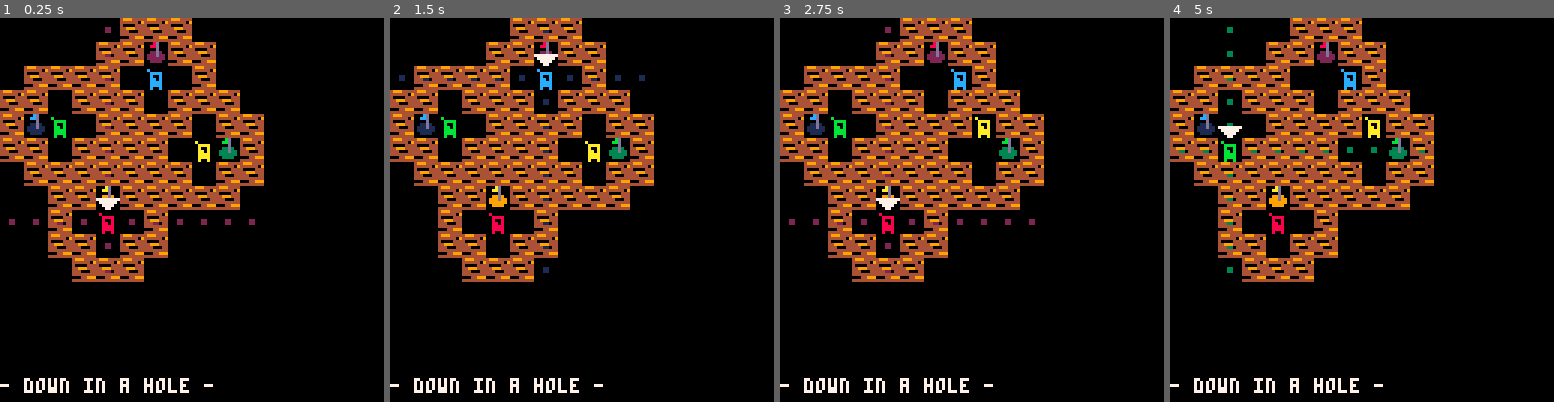
Above: before the commit, frames 1-4 (left to right).
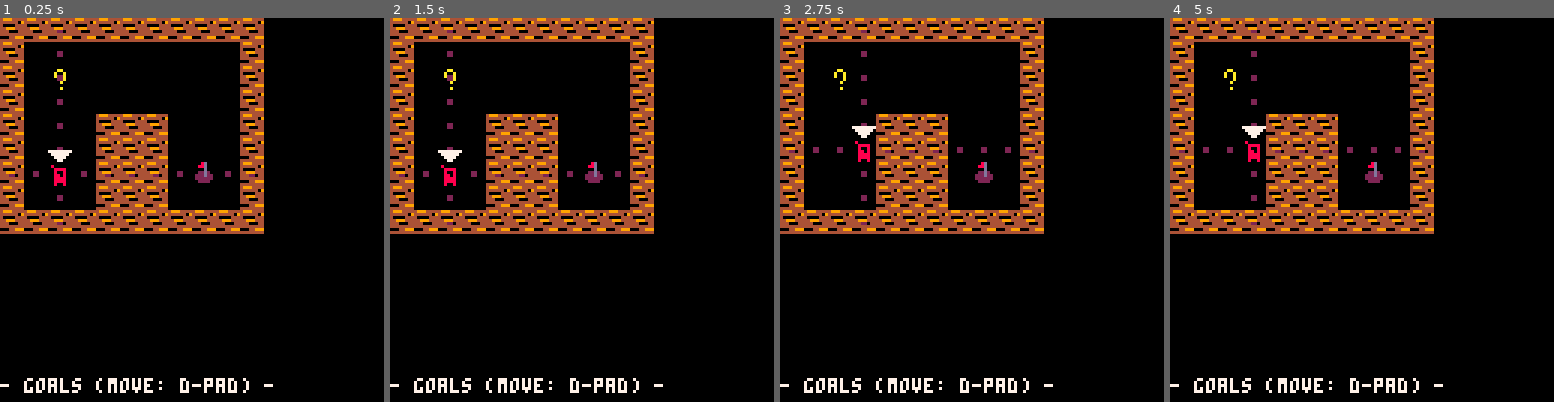
Above: after the commit, the same moments.

Repository: DanLindeman/pico-swappy
Game: PICO-8 cartridge swap.p8
Same seed, same stepped clock (60 frames per second), same inputs: the game is played once before the commit and once after it.
Inputs:
- Up to frame 1 (0.25 s): no input
- Up to frame 2 (1.5 s): tap X (X key) at 0.33, 1.07 s; tap O (Z key) at 0.7 s
- Up to frame 3 (2.75 s): hold Right 1.6-2.1 s; tap O (Z key) at 1.7, 2.1, 2.5 s; tap X (X key) at 1.85 s; hold Up 2.15-2.42 s; hold Right from 2.47 s (still down)
- Up to frame 4 (5 s): tap O (Z key) every 0.4 s from 2.9 to 4.9 s; tap X (X key) at 2.97, 4.08 s; release Right at 3.03 s; hold Left 3.08-3.58 s; hold Down 3.63-3.97 s; hold Right 4.02-4.68 s; hold Up from 4.73 s (still down)

The runs differ from the first frame. In frame 1, 23% of the frame differs, in the area x 0-72%, y 0-98%; in frame 2, 23%; in frame 3, 23%; in frame 4, 23%.

Commit message:
add resetting back by using reload(), finalize demo levels

Diff:
--- a/game.lua
+++ b/game.lua
@@ -5,7 +5,6 @@
 game_complete = false
 level_data = {
     -- 1-player
-    {name = "down in a hole", top_x=16, top_y=24, bot_x=26, bot_y=34, start="red"}, -- Re-check w/4
     {name = "goals (move: d-pad)", top_x=29, top_y=0, bot_x=39, bot_y=8, start="red", hint="head to the goal that matches your color."}, -- Reach the goals
     {name = "through the door", top_x=40, top_y=0, bot_x=50, bot_y=8, start="red", hint="you can walk through a door if you match its color."}, -- What a door is
 
@@ -14,23 +13,23 @@
     {name = "seek alignment (swap: x)", top_x=29, top_y=9, bot_x=41, bot_y=21, start="red", hint="if two characters are aligned horizontally, you can swap them with x."}, -- Horizontal Swapping
     {name = "above // below (swap: x)", top_x=0, top_y=54, bot_x=14, bot_y=63, start="red", hint="if two characters are aligned vertically, you can swap them with x."}, -- Vertical Swapping
     {name = "we got this", top_x=0, top_y=26, bot_x=15, bot_y=31, start="red"}, -- Skill check: swapping/doors/goals
-    {name = "pushback", top_x=42, top_y=11, bot_x=57, bot_y=21, start="red"}, -- How to "Pushback" a character through a corridor of doors
-    {name = "sidelong", top_x=0, top_y=32, bot_x=12, bot_y=40, start="red"}, -- Move another character to their goal, ignore another
+    {name = "pushback", top_x=42, top_y=11, bot_x=57, bot_y=21, start="red"}, -- Teach: How to "Pushback" a character through a corridor of doors
+    {name = "sidelong", top_x=0, top_y=32, bot_x=12, bot_y=40, start="red"}, -- Teach: stranding. Move another character to their goal, ignore another
+    {name = "oroboros", top_x=0, top_y=13, bot_x=12, bot_y=25, start="red"}, -- Skill check: horizontal and vertical swapping
     {name = "snakey", top_x=75, top_y=0, bot_x=89, bot_y=4, start="red"}, -- Reinforce: Sidelong
-    -- {name = "TODO: drag-along", top_x=42, top_y=11, bot_x=57, bot_y=21, start="red"}, -- Teach "Drag-along"
-    {name = "oroboros", top_x=0, top_y=13, bot_x=12, bot_y=25, start="red"}, -- Skill check: horizontal and vertical swapping
+    {name = "seek open spaces", top_x=103, top_y=0, bot_x=117, bot_y=12, start="red"}, -- Reinforce: Sidelong
 
     -- 3-player
     {name = "they meet a third", top_x=0, top_y=41, bot_x=12, bot_y=53, start="red"}, -- Teach: strength of triad formation (all players aligned)
-    {name = "and it gets interesting", top_x=13, top_y=13, bot_x=25, bot_y=21, start="red"}, -- Sidelong + Pushback
+    {name = "and it gets interesting", top_x=13, top_y=13, bot_x=25, bot_y=22, start="red"}, -- Corner-manuevering
+    {name = "a series of tubes", top_x=90, top_y=0, bot_x=102, bot_y=12, start="red"}, -- Teach no swapping when in doors
+    {name = "nubbins", top_x=17, top_y=0, bot_x=27, bot_y=12, start="red"}, -- Enforce "nubbins"
+    {name = "gridlock", top_x=62, top_y=0, bot_x=74, bot_y=12, start="red"}, -- Enforce no-swapping when in door regions
     {name = "fortress", top_x=0, top_y=0, bot_x=16, bot_y=12, start="red"}, -- Drag-along and triad
     {name = "origin", top_x=75, top_y=5, bot_x=87, bot_y=16, start="red"}, -- Skill Check
-    {name = "a series of tubes", top_x=90, top_y=0, bot_x=104, bot_y=12, start="red"}, -- Teach no swapping when in doors
-    {name = "nubbins", top_x=17, top_y=0, bot_x=27, bot_y=12, start="red"}, -- Enforce "nubbins"
-    {name = "gridlock", top_x=62, top_y=0, bot_x=74, bot_y=12, start="red"}, -- Enforce no-swapping when in door regions
-    -- {name = "INC: where's red???...", top_x=16, top_y=55, bot_x=25, bot_y=63, start="blue"}, -- Teach: strength of triad formation (all players aligned)
 
     -- 4-player
+    {name = "down in a hole", top_x=16, top_y=24, bot_x=26, bot_y=34, start="red"}, -- Re-check w/4
 }
 
 dialog = {
@@ -225,25 +224,19 @@
     player = players[l_data.start]
 
     -- BUG: proceeds to the next level
-    -- menuitem(1, "reset level", function()
-    --     printh("reset level current_level: " ..current_level)
-    --     current_level = current_level - 1
-    --     if current_level < 1 then
-    --         current_level = 1
-    --     end
-    --     goals = {}
-    --     players = {}
-    --     load_level(current_level)
-    --     _, player = next(players)
-    -- end)
+    menuitem(1, "reset level", function()
+        goals = {}
+        players = {}
+        hints = {}
+        reload()
+        load_level(current_level)
+        local l_data = level_data[current_level]
+        player = players[l_data.start]
+    end)
 end
 
 function load_level(level_index)
     -- reset player position and other level-specific variables
-    -- if level_index > get_table_size(level_data) do
-    --     return
-    -- end
-
 	local l_data = level_data[level_index]
     local width = l_data.bot_x - l_data.top_x
     local height = l_data.bot_y - l_data.top_y
@@ -529,6 +522,7 @@
             end
         end
     else
+        -- Show THE END screen
         cls(0)
         map(115, 52, 0, 0, 13, 12)
     end
--- a/swap.p8
+++ b/swap.p8
@@ -264,29 +264,29 @@
 0001000010000020100100000008000000040000000804000000000000000000000000000000000000000020000020202020000000000000200000000001000000000000000000000000000000000000000000000000000000000000000000000000000000000000000000000000000000000000000000000000000000000000
 0000000000000000000000000000000000000000000000000000000000000000000000000000000000000000000000000000000000000000000000000000000000000000000000000000000000000000000000000000000000000000000000000000000000000000000000000000000000000000000000000000000000000000
 __map__
-0707070707000000000000070707070700070707070707070707070700070707070707070707070707070707070707070707070707070707070700000000070707070707070707070707070707070707070707070707070707070707070707070707070707070700000000000000000000000000000000000000000000000000
-07000000070000000000000710000b0700070d000007070700000b07000700000000000000000007070000000707070000000707000000002b070000000007100000151500000000000d07070107000000090000000700000007070d0015151515001007000b0700000000000000000000000000000000000000000000000000
-07000d000700000000000007000100070007000000151515000000070007002b000000000000000707002b00070707000a0007070001000a000700000000070000001515000000000000070709070000000700000007000000070700001515151500000700000700000000000000000000000000000000000000000000000000
-070000000700000000000007000000070007000000070707000000070007000000000000000000070700000000070000000007070000000000070000000007070707070707070707070707070b07000400070000000800000a070707070707070707070708080700000000000000000000000000000000000000000000000000
-0708080807070707070707071515150700070700070700070707070700070000000707070000000707000000000900000000070707070707070707070707070b00070000080000090000070707070707070707070707070707070700000700000800000700000700000000000000000000000000000000000000000000000000
-0700000015000009000000080000000700000707070000150000000700070000000707070000000707000000000700000000070000000000000700002b07070000070000080000090000070000000000070707070707070700000700000700000800000700000700000000000000000000000000000000000000000000000000
-0700000015000009000000080000000700000000070a0007000100070007000100070707000a0007070001000707070000000700000000000007000b00070700000715150707070709090700000000000700000b0800010700000715150709090715150709090700000000000000000000000000000000000000000000000000
-0700000015000009000000080000000700000707070000080000000700070000000707070000000707000000070707000000070000000000000700000007070808070000070000150000070707070700070807070707090700000700000800000700000800000700000000000000000000000000000000000000000000000000
-070707070707070707070707070707070007070007070707070007070007070707070707070707070707070707070707070707000000000000070004000707080807000a070001150000070700000700070009000700000700000700000800000700000800000700000000000000000000000000000000000000000000000000
-0000000000000007000000090000000700070000000900000707070700070707070700000000000000000000000000000000000000000000000700000007070000071509070707070707070708070700071507150707070700000709090707070707070708080700000000000000000000000000000000000000000000000000
-0000000000000007000a0009000400070007000400090000090000070007000b000700000000000000000000000000000000000000000000000707070707070000070000000000070000070700000700070007000700000000000700040700000909090900000700000000000000000000000000000000000000000000000000
-000000000000000700000009000000070007000000090010090000070007000000070000000000000000000707070000070707070707070707070000000007040007000000000007000007070815070707070707070000000000070a000700000909090900010700000000000000000000000000000000000000000000000000
-00000000000000070707070707070707000707070707070707070707000700010007000000000000000007070a0707070700000900000800000700000000070707070707070707070707070704000700080008000700000000000707070707070707070707070700000000000000000000000000000000000000000000000000
-07070707070707070707070707070707070707070707070707070000000700000007000000000007000007000000070400000009000008000b0700000000000000000000000000000000000700001500150a07000700000000000000000000000000000000000000000000000000000000000000000000000000000000000000
-07000000000000000000000007070a0000070000000800000b070000000700002b0700000000070707000700000007070700000900000800000700000000000000000000000000000000000707070707070707070707070700000000000000000000000000000000000000000000000000000000000000000000000000000000
-070000000000000000000000070700040007000d0008000000070000000707000707000000070700070707000000070007070707070707070707000000000000000000000000000000000007000007101500080d0000000700000000000000000000000000000000000000000000000000000000000000000000000000000000
-0700000000000000000000000707000000070000000800000007000000000707070000000007000000070700000007000000000000000000000000000000000000000000000000000000000707070707070707070707070700000000000000000000000000000000000000000000000000000000000000000000000000000000
-0708080807070707070909090707151515070707070707070707000000000007000000000007000000070700000007000000000000000000000000000000000000000000000000000000000000000000000000000000000000000000000000000000000000000000000000000000000000000000000000000000000000000000
-0700000007000000070000000707000000070000000900000007000000000000000000000007000400070700000007000000000000000000000000000000000000000000000000000000000000000000000000000000000000000000000000000000000000000000000000000000000000000000000000000000000000000000
-07000a0007040b00070000000707000000070001000900000007000000000000000000000007000000070700010007000000000000000000000000000000000000000000000000000000000000000000000000000000000000000000000000000000000000000000000000000000000000000000000000000000000000000000
-0700000007000000070000000707000000070000000900001007000000000000000000000007000a00070700000007000000000000000000000000000000000000000000000000000000000000000000000000000000000000000000000000000000000000000000000000000000000000000000000000000000000000000000
-0707070707070707070808080707070707070707070707070707000000000000000000000007070707070707070707000000000000000000000000000000000000000000000000000000000000000000000000000000000000000000000000000000000000000000000000000000000000000000000000000000000000000000
-0700000000000000000000000700000000000000000000000000000000000000000000000000000000000000000000000000000000000000000000000000000000000000000000000000000000000000000000000000000000000000000000000000000000000000000000000000000000000000000000000000000000000000
+0707070707000000000000070707070700070707070707070707070700070707070707070707070707070707070707070707070707070707070700000000070707070707070707070707070707070707070707070707070707070707070707070707070707070707070707070707070707070707070700000000000000000000
+07000000070000000000000710000b0700070d000007070700000b07000700000000000000000007070000000707070000000707000000002b070000000007100000151500000000000d0707010b070000000900000700000007070d0015151515001007000b07070a0007000007000008000000000700000000000000000000
+07000d000700000000000007000100070007000000151515000000070007002b000000000000000707002b00070707000a0007070001000a000700000000070000001515000000000000070709090700000007000007000000070700001515151500000700000707000007000007000008000000000700000000000000000000
+070000000700000000000007000000070007000000070707000000070007000000000000000000070700000000070000000007070000000000070000000007070707070707070707070707070000070400000700000800000a070707070707070707070708080707080807000007000007000000000700000000000000000000
+0708080807070707070707071515150700070700070700070707070700070000000707070000000707000000000900000000070707070707070707070707070b00070000080000090000070707070707070707070707070707070700000700000000000700000707010008000007000007000000000700000000000000000000
+0700000015000009000000080000000700000707070000150000000700070000000707070000000707000000000700000000070000000000000700002b07070000070000080000090000070000000000070707070707070700000700000700000000000700000707000008000007000007000000000700000000000000000000
+0700000015000009000000080000000700000000070a0007000100070007000100070707000a0007070001000707070000000700000000000007000b00070700000715150707070709090700000000000700000b0800010700000715150700000000000709090707070707080807080807000000000700000000000000000000
+0700000015000009000000080000000700000707070000080000000700070000000707070000000707000000070707000000070000000000000700000007070808070000070000150000070707070700070807070707090700000700000700000000000700000707000007000009000009000000000700000000000000000000
+070707070707070707070707070707070007070007070707070007070007070707070707070707070707070707070707070707000000000000070004000707080807000a070001150000070700000700070009000700000700000700000700000000000700000707000007000009000009000000000700000000000000000000
+0000000000000007000000090000000700070000000900000707070700070707070700000000000000000000000000000000000000000000000700000007070000071509070707070707070708070700071507150707070700000709090707070707070708080707080807070707070707000000000700000000000000000000
+0000000000000007000a0009000400070007000400090000090000070007000b00070000000000000000000000000000000000000000000000070707070707000007000000000007000007070000070007000700070000000000070004070000090909090000070700000900000900000800000b000700000000000000000000
+000000000000000700000009000000070007000000090010090000070007000000070000000000000000000707070000070707070707070707070000000007040007000000000007000007070815070707070707070000000000070a000700000909090900010707040009000009000008000000000700000000000000000000
+00000000000000070707070707070707000707070707070707070707000700010007000000000000000007070a0707070700000900000800000700000000070707070707070707070707070704000700080008000700000000000707070707070707070707070707070707070707070707070707070700000000000000000000
+07070707070707070707070707070707070707070707070000000000000700000007000000000007000007000000070400000009000008000b0700000000000000000000000000000000000700001500150a07000700000000000000000000000000000000000000000000000000000000000000000000000000000000000000
+0700000000000000000000000707090900010007000b070000000000000700002b0700000000070707000700000007070700000900000800000700000000000000000000000000000000000707070707070707070707070700000000000000000000000000000000000000000000000000000000000000000000000000000000
+07000000000000000000000007070909000000070000070000000000000707000707000000070700070707000000070007070707070707070707000000000000000000000000000000000000000007101500080d0000000700000000000000000000000000000000000000000000000000000000000000000000000000000000
+0700000000000000000000000707000007070707080807070707000000000707070000000007000000070700000007000000000000000000000000000000000000000000000000000000000000000707070707070707070700000000000000000000000000000000000000000000000000000000000000000000000000000000
+07080808070707070709090907070a0007000007000009000d07000000000007000000000007000000070700000007000000000000000000000000000000000000000000000000000000000000000000000000000000000000000000000000000000000000000000000000000000000000000000000000000000000000000000
+0700000007000000070000000707000007000007000009000007000000000000000000000007000400070700000007000000000000000000000000000000000000000000000000000000000000000000000000000000000000000000000000000000000000000000000000000000000000000000000000000000000000000000
+07000a0007040b00070000000707070707090907070707070707000000000000000000000007000000070700010007000000000000000000000000000000000000000000000000000000000000000000000000000000000000000000000000000000000000000000000000000000000000000000000000000000000000000000
+0700000007000000070000000700000007000009000015000007000000000000000000000007000a00070700000007000000000000000000000000000000000000000000000000000000000000000000000000000000000000000000000000000000000000000000000000000000000000000000000000000000000000000000
+0707070707070707070808080700000007000409000015001007000000000000000000000007070707070707070707000000000000000000000000000000000000000000000000000000000000000000000000000000000000000000000000000000000000000000000000000000000000000000000000000000000000000000
+0700000000000000000000000700000007070707070707070707000000000000000000000000000000000000000000000000000000000000000000000000000000000000000000000000000000000000000000000000000000000000000000000000000000000000000000000000000000000000000000000000000000000000
 0700010000000000000000000700000000000000000000000000000000000000000000000000000000000000000000000000000000000000000000000000000000000000000000000000000000000000000000000000000000000000000000000000000000000000000000000000000000000000000000000000000000000000
 0700000000000000000000000700000000000000000707070000000000000000000000000000000000000000000000000000000000000000000000000000000000000000000000000000000000000000000000000000000000000000000000000000000000000000000000000000000000000000000000000000000000000000
 070707070707070707070707070000000000000007070a070700000000000000000000000000000000000000000000000000000000000000000000000000000000000000000000000000000000000000000000000000000000000000000000000000000000000000000000000000000000000000000000000000000000000000
